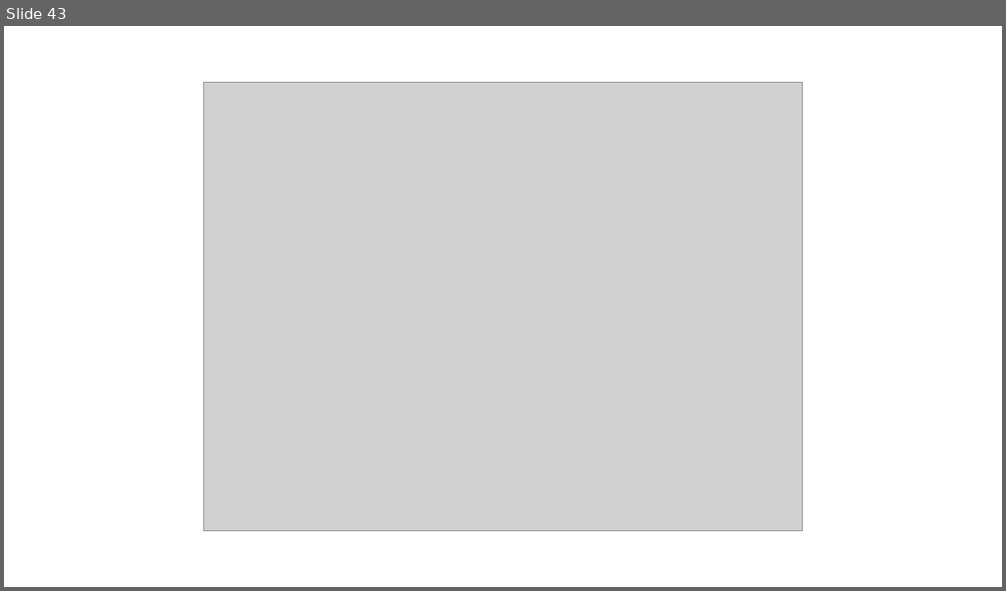
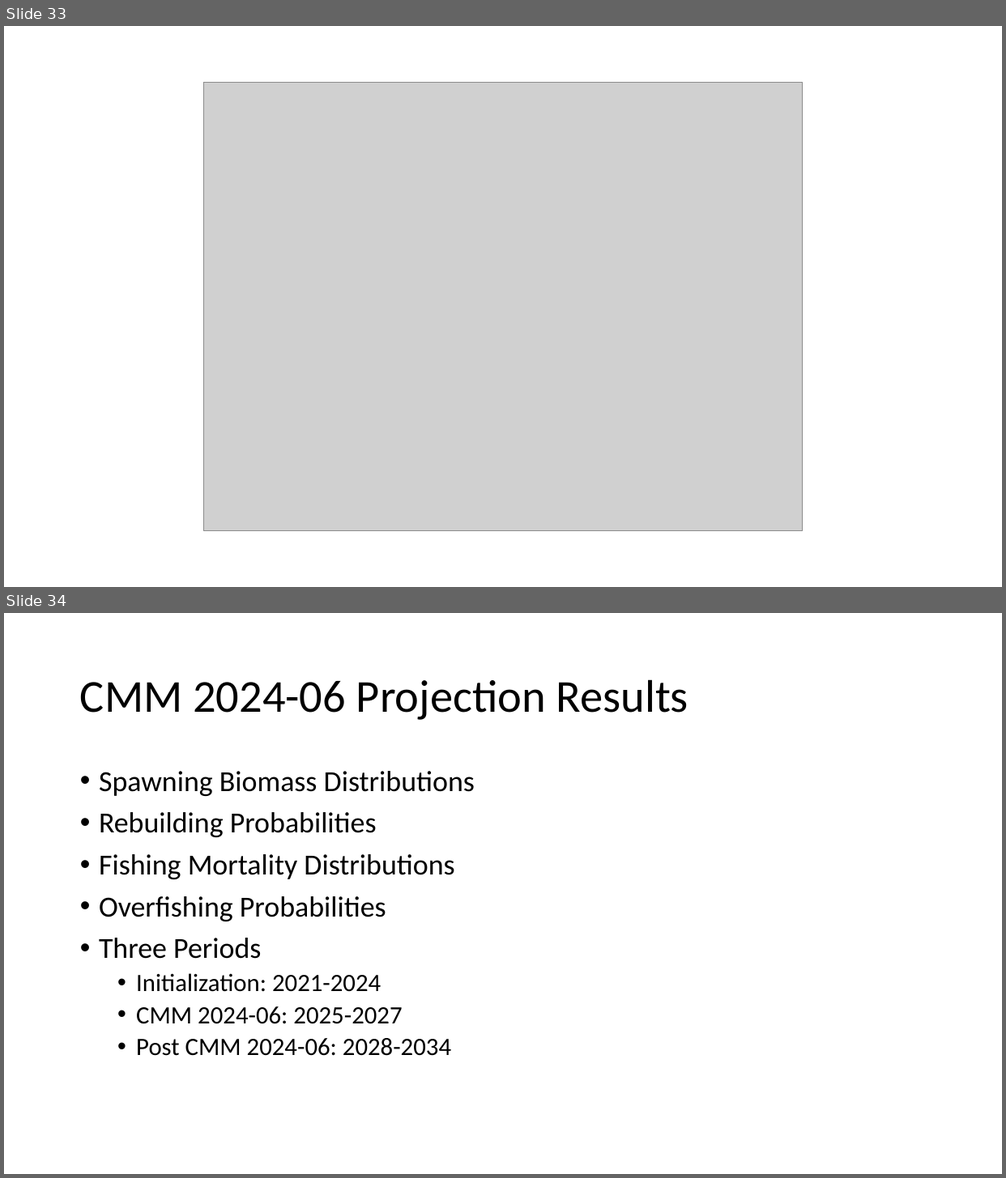
Before and after one commit to PIFSCstockassessments/2024-WCNPO-MLS-Rebuilding, a slide deck: 2025-MLS-projections/2025 MLS projections for CMM 24-06.pptx. Shown one above the other, each under a label of ours: slide 43 before the commit, slides 33 and 34 after it. The pictures are 1006x591 and 1006x1178 pixels, drawn with LibreOffice and Linux fonts; fonts in the diff are those of the drawing; grey boxes stand for pictures. Boxes give left, top, right and bottom in pixels: in the first picture for what was removed or moved away, otherwise in the second. Text is boxed around its words. In the diff, an @@ line names an element or a change of style, - is before the commit and + after.

```diff
--- a/2025-MLS-projections/2025 MLS projections for CMM 24-06.pptx
+++ b/2025-MLS-projections/2025 MLS projections for CMM 24-06.pptx
@@ slide 34 added at <box>4,613,1002,1174</box>, background #FFFFFF @@
@@ title added at <box>80,679,688,720</box>, 44 pt, text #000000 @@
+CMM 2024-06 Projection Results
@@ text added at <box>99,771,475,1056</box>, 28 pt, text #000000 @@
+• Spawning Biomass Distributions
+• Rebuilding Probabilities
+• Fishing Mortality Distributions
+• Overfishing Probabilities
+• Three Periods
+  • Initialization: 2021-2024
+  • CMM 2024-06: 2025-2027
+  • Post CMM 2024-06: 2028-2034
@@ what was slide 43 is now slide 33 @@
```
Also in this commit, not shown: 6 slides changed, 25 other slides added, 15 slides removed.
